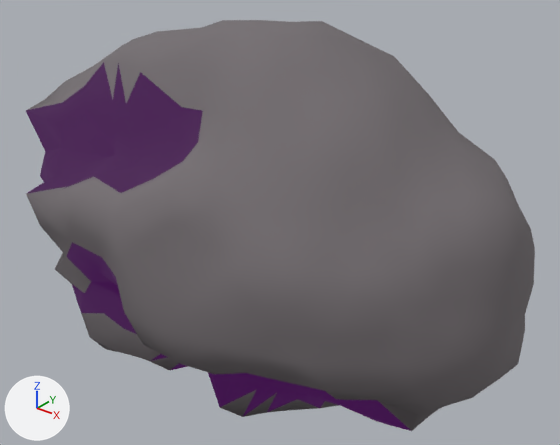
Two versions of the glTF model assets/asteroids/asteroid_med_26.glb, one commit apart.
Both versions are drawn from a camera (50 mm lens) standing at (1.93, -2.28, 1.51) and looking at (0.06, 0.06, 0.06). Every picture has the same lights, and +X, +Y and +Z are marked at lower left. The older version comes first.

In view in the first picture: 'asteroid_med_26'.
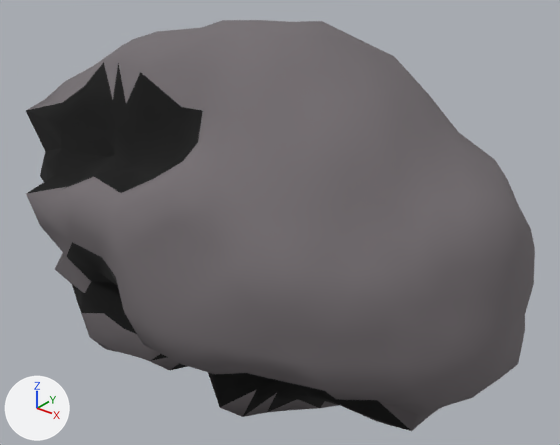
Location of each change, (x1, y1, x2, y2) in pixels of the pictures (560 x 445 px):
'asteroid_med_26', recoloured, surface changed (darker)
    both: (26, 61, 412, 431)

What the commit changed:
Material 'Crater_asteroid_med_26' (mat_crater_asteroid_med_26) changes colour from black #271927 to black #000000; in linear values from (0.02, 0.01, 0.02) to (0.0, 0.0, 0.0).
In material 'Crater_asteroid_med_26' (mat_crater_asteroid_med_26), emission_color is no longer (0.042, 0.0, 0.063), dark purple #3a0047.
In material 'Crater_asteroid_med_26' (mat_crater_asteroid_med_26), emission_strength is no longer 1.0.
